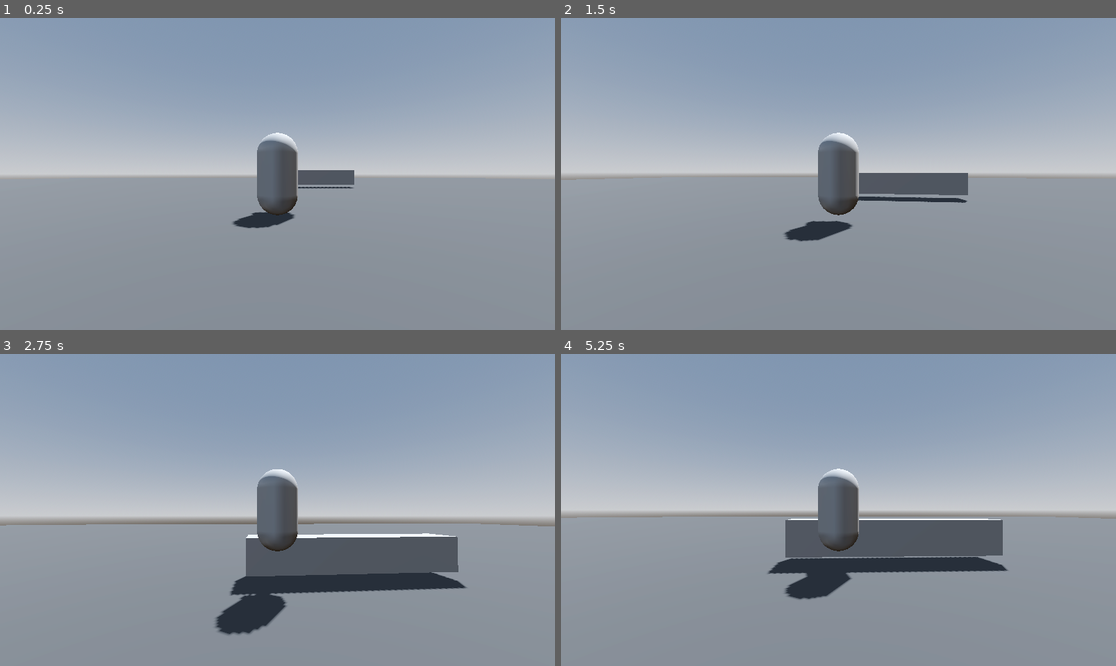
Above: before the commit, frames 1-4 (two rows, left to right).
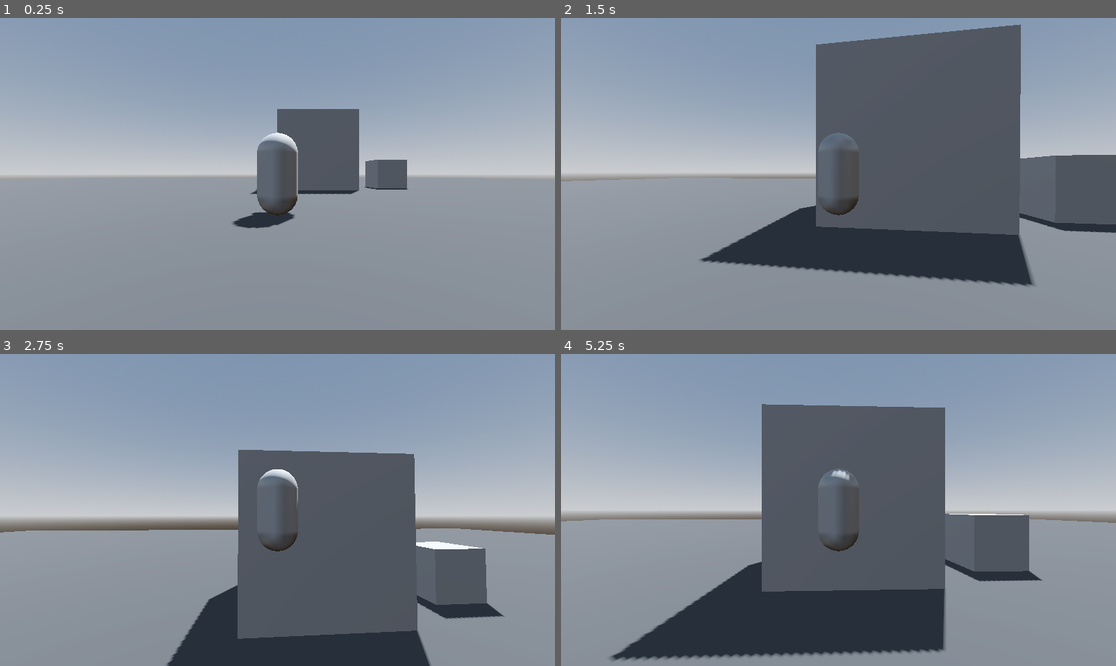
Above: after the commit, the same moments.

Repository: c-dez/ruins-exploration
Game: Godot game, scene res://levels/test/test_level.tscn
Two runs of this game, one before a commit and one after it. Both use one fixed random seed, a clock stepped at 60 frames per second and the inputs below.
Inputs (mouse positions are in pixels of both pictures, inside the frame that each line leads up to):
- Up to frame 1 (0.25 s): no input
- Up to frame 2 (1.5 s): tap Enter at 0.5 s; move the mouse to (866, 174) at 0.52 s; hold W (up) from 0.53 s (still down); tap Space (space) at 0.6, 1.35 s; move the mouse to (810, 174) at 1.27 s
- Up to frame 3 (2.75 s): keep holding W (up); move the mouse to (288, 503) at 2.02 s; tap Space (space) at 2.1 s
- Up to frame 4 (5.25 s): keep holding W (up); move the mouse to (832, 516) at 2.77 s; tap Space (space) at 2.85, 3.5, 3.6, 4.35, 5.1 s; move the mouse to (877, 513) at 3.52 s; move the mouse to (794, 506) at 4.27 s; tap Enter at 5 s; move the mouse to (844, 510) at 5.02 s

The runs differ from the first frame. In frame 1, 3.6% of the frame differs, in the area x 45-74%, y 29-57%; in frame 2, 32%, in the area x 0-100%, y 2-86%; in frame 3, 23%; in frame 4, 28%.

Commit message:
added gravity() jump() calculate_jump_gravity()

Diff:
--- a/levels/test/test_level.tscn
+++ b/levels/test/test_level.tscn
@@ -35,8 +35,12 @@
 material = SubResource("StandardMaterial3D_nf3qt")
 
 [node name="CSGBox3D2" type="CSGBox3D" parent="CSGCombiner3D" unique_id=686297043]
-transform = Transform3D(1, 0, 0, 0, 1, 0, 0, 0, 1, 2.5, 1, -10)
-size = Vector3(6, 1, 1)
+transform = Transform3D(1, 0, 0, 0, 1, 0, 0, 0, 1, 2.5, 2.7499995, -10)
+size = Vector3(5, 5, 5)
+
+[node name="CSGBox3D3" type="CSGBox3D" parent="CSGCombiner3D" unique_id=1339959289]
+transform = Transform3D(1, 0, 0, 0, 1, 0, 0, 0, 1, 7.9181848, 1.2499995, -10)
+size = Vector3(2, 2, 2)
 
 [node name="Player" parent="." unique_id=920355599 instance=ExtResource("1_7qwwl")]
 transform = Transform3D(1, 0, 0, 0, 1, 0, 0, 0, 1, 0, 1.5020553, 0)
--- a/player/player.gd
+++ b/player/player.gd
@@ -1,20 +1,40 @@
 extends CharacterBody3D
 
 
-const SPEED = 5.0
-const JUMP_VELOCITY = 4.5
+const SPEED = 8
+const JUMP_VELOCITY = 5
 @onready var mesh: MeshInstance3D = get_node("MeshInstance3D")
 
+# jump
+@export var jump_height: float = 2.5
+@export var jump_time_peak: float = 0.5
+@export var jump_time_descend: float = 0.4
+var _jump_velocity: float
+var _jump_gravity: float
+var _jump_fall_gravity: float
+
+
+func _ready() -> void:
+	calculate_jump_gravity()
+
+
 func _physics_process(delta: float) -> void:
-	# Add the gravity.
+	gravity(delta)
+	jump()
+	move(delta)
+
+
+func gravity(delta) -> void:
 	if not is_on_floor():
-		velocity += get_gravity() * delta
+		if velocity.y < 0.0:
+			velocity.y -= _jump_fall_gravity * delta
+		else:
+			velocity.y -= _jump_gravity * delta
 
-	# Handle jump.
+
+func jump() -> void:
 	if Input.is_action_just_pressed("space") and is_on_floor():
-		velocity.y = JUMP_VELOCITY
-
-	move(delta)
+		velocity.y = _jump_velocity
 
 
 func move(delta) -> void:
@@ -44,3 +64,9 @@
 
 	mesh.global_rotation.y = lerp_angle(mesh.global_rotation.y, target_angle, speed * delta)
 	pass
+
+
+func calculate_jump_gravity() -> void:
+	_jump_velocity = 2.0 * jump_height / jump_time_peak
+	_jump_gravity = 2.0 * jump_height / (jump_time_peak * jump_time_peak)
+	_jump_fall_gravity = 2.0 * jump_height / (jump_time_descend * jump_time_descend)
